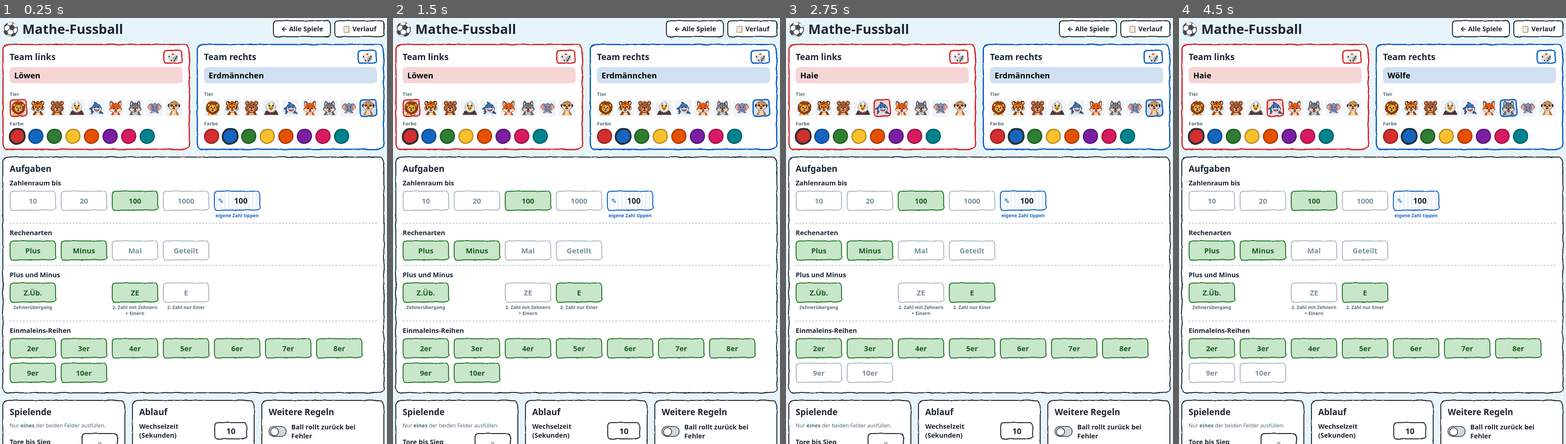
Above: before the commit, frames 1-4 (left to right).
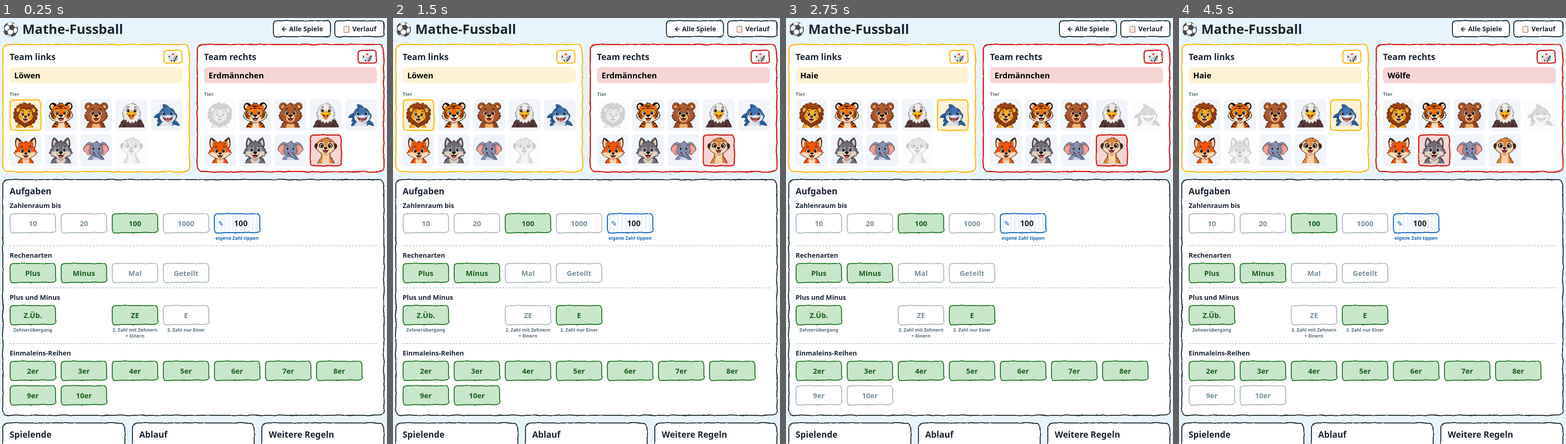
Above: after the commit, the same moments.

Repository: GitSile/frau-bopparts-tafelspiele
Game: browser game, page spiele/mathe-fussball/index.html
The game is run twice, just before and just after one commit, with the same random seed, the same clock (stepped at 60 frames per second) and the same inputs.
Inputs:
- Up to frame 1 (0.25 s): no input
- Up to frame 2 (1.5 s): click "E" at 1.27 s
- Up to frame 3 (2.75 s): click "9er" at 1.87 s; click "Hai" at 2.02 s; click "10er" at 2.47 s
- Up to frame 4 (4.5 s): click "Bär" at 3.07 s; click "Löwe" at 3.67 s; click "Wolf" at 4.27 s

The runs differ from the first frame. In frame 1, 31% of the frame differs, in the area x 0-100%, y 5-100%; in frame 2, 31%; in frame 3, 31%; in frame 4, 31%.

Commit message:
Basisschrift, versteckte Teamfarben, Ballpunkte und Torschuss ins Netz
- Deutschschweizer Basisschrift für alle Texte (lokal installiert oder
  aus gemeinsam/schriften/, Schriftdatei wird aus Lizenzgründen nicht hochgeladen)
- Farbwahl entfernt: Teams bekommen bei jedem Öffnen zufällig zwei verschiedene Farben
- Jedes Tier kann nur von einem Team gewählt werden, grössere Tierbilder
- Weisse Punkte im Rasen zeigen die möglichen Ballpositionen
- Bei einem Tor fliegt der Ball hinter dem Tier ins Netz

Co-Authored-By: Claude Opus 5.5 <noreply@anthropic.com>

Diff:
--- a/gemeinsam/filz.css
+++ b/gemeinsam/filz.css
@@ -4,8 +4,21 @@
    Jede Seite braucht zusätzlich den SVG-Filter mit id="filz"
    (siehe index.html), damit die Ränder wackeln.
    ========================================================= */
+/* Deutschschweizer Basisschrift
+   Die Lizenz erlaubt keine Verbreitung der Schriftdatei. Darum:
+   1. zuerst die auf dem Computer installierte Schrift (local),
+   2. sonst die Datei in gemeinsam/schriften/ – diese ist in .gitignore
+      und wird NICHT auf GitHub hochgeladen (nur lokal vorhanden). */
+@font-face {
+  font-family: "Basisschrift";
+  src: local("DCH-Basisschrift"), local("DCHBasisschrift"), local("Deutschschweizer Basisschrift"),
+       url("schriften/DCH-Basisschrift.otf") format("opentype");
+  font-display: swap;
+}
+
 :root {
-  --strich: #263238;            /* Filzstift-Farbe */
+  --schrift: "Basisschrift", "Segoe UI Rounded", "Segoe UI", system-ui, -apple-system, Roboto, Arial, sans-serif;
+  --strich: #263238;           /* Filzstift-Farbe */
   --wackel: 22px 14px 24px 12px / 14px 24px 12px 22px;
   --wackel-klein: 14px 9px 16px 8px / 9px 15px 8px 14px;
   --gruen: #2e7d32;
@@ -17,11 +30,12 @@
 * { box-sizing: border-box; }
 html, body { margin: 0; height: 100%; }
 body {
-  font-family: "Segoe UI Rounded", "Segoe UI", system-ui, -apple-system, Roboto, Arial, sans-serif;
+  font-family: var(--schrift);
   color: #1d2733;
   -webkit-tap-highlight-color: transparent;
   user-select: none;
 }
+input, select, textarea { font-family: inherit; }
 button { font: inherit; cursor: pointer; touch-action: manipulation; color: inherit; }
 .versteckt { display: none !important; }
 
--- a/spiele/mathe-fussball/index.html
+++ b/spiele/mathe-fussball/index.html
@@ -100,7 +100,7 @@
       <div class="karte filz">
         <h2>Weitere Regeln</h2>
         <label class="schalter-zeile"><input type="checkbox" id="e-rueckrollen"><span class="schalter"></span>Ball rollt zurück bei Fehler</label>
-        <label class="schalter-zeile"><input type="checkbox" id="e-auto"><span class="schalter"></span>Tier und Farbe automatisch</label>
+        <label class="schalter-zeile"><input type="checkbox" id="e-auto"><span class="schalter"></span>Tier automatisch</label>
         <label class="schalter-zeile"><input type="checkbox" id="e-ton"><span class="schalter"></span>Ton</label>
       </div>
     </div>
--- a/spiele/mathe-fussball/spiel.js
+++ b/spiele/mathe-fussball/spiel.js
@@ -172,14 +172,31 @@
 if (!Array.isArray(E.reihen)) E.reihen = ALLE_REIHEN.slice();
 const merke = () => speichern(SPEICHER_EINST, E);
 
+/** Bei jedem Öffnen bekommen die Teams zufällig zwei verschiedene Farben (nicht wählbar). */
+function verteileFarben() {
+  const [a, b] = mischen(FARBEN.slice());
+  E.teams[0].farbe = a.id; E.teams[1].farbe = b.id;
+}
+verteileFarben();
+
+/** Ein Tier gehört immer nur einem Team: Falls beide gleich sind, bekommt Team rechts ein anderes. */
+if (E.teams[0].tier === E.teams[1].tier) {
+  const t = waehle(TIERE.filter(x => x.id !== E.teams[0].tier));
+  if (istStandardName(E.teams[1].name)) E.teams[1].name = t.team;
+  E.teams[1].tier = t.id;
+}
+merke();
+
 function zufallsTeam(team) {
-  const t = waehle(TIERE);
-  team.tier = t.id; team.farbe = waehle(FARBEN).id; team.name = t.team;
+  const anderes = E.teams.find(x => x !== team);
+  const t = waehle(TIERE.filter(x => !anderes || x.id !== anderes.tier));
+  team.tier = t.id; team.name = t.team;
 }
 
 function baueTeamKarte(i) {
   const team = E.teams[i];
   const karte = $(`karte-${i}`);
+  const andererTier = E.teams[1 - i].tier;
   setzeFarbVariablen(karte, team.farbe);
   karte.classList.toggle('automatisch', E.auto);
   karte.innerHTML = `
@@ -189,18 +206,17 @@
     </div>
     <input class="team-name" maxlength="18" value="${esc(team.name)}" aria-label="Teamname">
     <div class="unterzeile">Tier</div>
-    <div class="tier-wahl">${TIERE.map(t => `<button data-tier="${t.id}" class="filz ${t.id === team.tier ? 'aktiv' : ''}" title="${t.name}">${tierHtml(t.id)}</button>`).join('')}</div>
-    <div class="unterzeile">Farbe</div>
-    <div class="farb-wahl">${FARBEN.map(f => `<button data-farbe="${f.id}" class="filz ${f.id === team.farbe ? 'aktiv' : ''}" title="${f.name}" aria-label="${f.name}" style="background:${f.wert}"></button>`).join('')}</div>`;
+    <div class="tier-wahl">${TIERE.map(t => {
+      const vergeben = t.id === andererTier;
+      return `<button data-tier="${t.id}" class="filz ${t.id === team.tier ? 'aktiv' : ''} ${vergeben ? 'vergeben' : ''}" title="${vergeben ? t.name + ' (anderes Team)' : t.name}" ${vergeben ? 'disabled' : ''}>${tierHtml(t.id)}</button>`;
+    }).join('')}</div>`;
   karte.querySelector('.team-name').addEventListener('input', ev => { team.name = ev.target.value; merke(); });
-  karte.querySelector('[data-wuerfel]').addEventListener('click', () => { zufallsTeam(team); merke(); baueTeamKarte(i); });
-  karte.querySelectorAll('[data-tier]').forEach(b => b.addEventListener('click', () => {
+  // Nach jeder Änderung beide Karten neu zeichnen, damit das andere Team das vergebene Tier gesperrt sieht
+  karte.querySelector('[data-wuerfel]').addEventListener('click', () => { zufallsTeam(team); merke(); baueTeamKarte(0); baueTeamKarte(1); });
+  karte.querySelectorAll('[data-tier]:not([disabled])').forEach(b => b.addEventListener('click', () => {
     const alt = tierVon(team.tier), neu = tierVon(b.dataset.tier);
     if (!team.name.trim() || team.name === alt.team) team.name = neu.team;
-    team.tier = neu.id; merke(); baueTeamKarte(i);
-  }));
-  karte.querySelectorAll('[data-farbe]').forEach(b => b.addEventListener('click', () => {
-    team.farbe = b.dataset.farbe; merke(); baueTeamKarte(i);
+    team.tier = neu.id; merke(); baueTeamKarte(0); baueTeamKarte(1);
   }));
 }
 
@@ -415,6 +431,15 @@
   setzeBild($('wolke-3'), BILDER.wolke1);
   $('ball').innerHTML = BILDER.ball ? `<img src="${BILDER.ball}" alt="Ball">` : '⚽';
 
+  // Weisse Punkte im Rasen: alle Stellen, an denen der Ball liegen kann (ohne die Tore)
+  feld.querySelectorAll('.ball-punkt').forEach(p => p.remove());
+  for (let pos = -(MAX_POS - 1); pos <= MAX_POS - 1; pos++) {
+    const p = document.createElement('div');
+    p.className = 'ball-punkt';
+    p.style.left = ballX(pos) + 'px';
+    feld.insertBefore(p, $('ball'));
+  }
+
   [0, 1].forEach(i => {
     const team = S.teams[i];
     $('buehne').style.setProperty(`--farbe-${i}`, farbeVon(team.farbe).wert);
@@ -664,7 +689,10 @@
 /* ---------- Zeichnen ---------- */
 function zeichneBall(rollen) {
   const b = $('ball');
-  b.style.left = ballX(S.ball) + 'px';
+  // Bei einem Tor fliegt der Ball hinter dem Tier tief ins Netz (nicht vor seine Füsse)
+  const imTor = Math.abs(S.ball) >= MAX_POS;
+  b.classList.toggle('im-tor', imTor);
+  b.style.left = (imTor ? ballX(S.ball) + Math.sign(S.ball) * 85 : ballX(S.ball)) + 'px';
   if (rollen) { b.classList.remove('rollt'); void b.offsetWidth; b.classList.add('rollt'); }
 }
 function zeichneStand() {
--- a/spiele/mathe-fussball/style.css
+++ b/spiele/mathe-fussball/style.css
@@ -81,22 +81,20 @@
 .team-kopf h2 { margin: 0; flex: 1; }
 .wuerfel { border: 0; background: #fff; border-radius: var(--wackel-klein); font-size: 28px; padding: 2px 12px; }
 .unterzeile { font-size: 15px; color: #546e7a; margin: 10px 0 6px; font-weight: 700; }
-.tier-wahl { display: grid; grid-template-columns: repeat(9, 1fr); gap: 6px; }
+.tier-wahl { display: grid; grid-template-columns: repeat(5, 1fr); gap: 10px; }
 .tier-wahl button {
   aspect-ratio: 1; border: 0; border-radius: var(--wackel-klein); background: #f1f5f9;
-  display: grid; place-items: center; padding: 3px; --filz-farbe: transparent;
+  display: grid; place-items: center; padding: 6px; --filz-farbe: transparent;
 }
 .tier-wahl button.aktiv { background: var(--farbe-hell); --filz-farbe: var(--farbe); --filz-dicke: 4px; }
-.farb-wahl { display: flex; gap: 10px; flex-wrap: wrap; }
-.farb-wahl button { width: 46px; height: 46px; border-radius: 50% 46% 52% 48%; border: 0; --filz-farbe: rgba(0,0,0,.25); }
-.farb-wahl button.aktiv { --filz-farbe: var(--strich); --filz-dicke: 5px; transform: scale(1.1); }
-.team-karte.automatisch .tier-wahl, .team-karte.automatisch .farb-wahl { opacity: .45; pointer-events: none; }
+.tier-wahl button.vergeben { opacity: .25; filter: grayscale(1); cursor: not-allowed; }
+.team-karte.automatisch .tier-wahl { opacity: .45; pointer-events: none; }
 
 /* Tier-Darstellung (Bild oder Emoji-Platzhalter) */
 .tier { display: grid; place-items: center; width: 100%; height: 100%; }
 .tier img { width: 100%; height: 100%; object-fit: contain; }
 .tier .emoji { font-size: 0.8em; line-height: 1; }
-.tier-wahl .tier { font-size: 40px; }
+.tier-wahl .tier { font-size: 72px; }
 
 .fehler { color: var(--rot); font-weight: 800; font-size: 22px; min-height: 30px; text-align: center; margin: 20px 0 8px; }
 .anpfiff-zeile { text-align: center; }
@@ -176,7 +174,21 @@
   filter: drop-shadow(0 6px 3px rgba(0,0,0,.3));
 }
 #ball img { width: 100%; height: 100%; object-fit: contain; }
+
+/* Mögliche Ballpositionen: kleine weisse Punkte im Rasen, direkt unter dem Ball */
+.ball-punkt {
+  position: absolute; top: 446px; width: 16px; height: 10px; margin-left: -8px;
+  border-radius: 50%; background: #fff; opacity: .9; z-index: 2;
+  box-shadow: 0 1px 2px rgba(0,0,0,.25);
+}
 #ball.rollt { animation: drehen .55s; }
+/* Tor: Ball fliegt hoch und hinter die Figur ins Netz */
+#ball.im-tor {
+  z-index: 1; top: 300px; transform: scale(.85);
+  transition: left .55s cubic-bezier(.3,1.1,.5,1), top .55s cubic-bezier(.2,-0.6,.6,1);
+}
+#ball.im-tor.rollt { animation: drehen-tor .55s; }
+@keyframes drehen-tor { from { transform: scale(.85) rotate(0); } to { transform: scale(.85) rotate(360deg); } }
 @keyframes drehen { from { transform: rotate(0); } to { transform: rotate(360deg); } }
 
 /* Figuren in den Toren */
